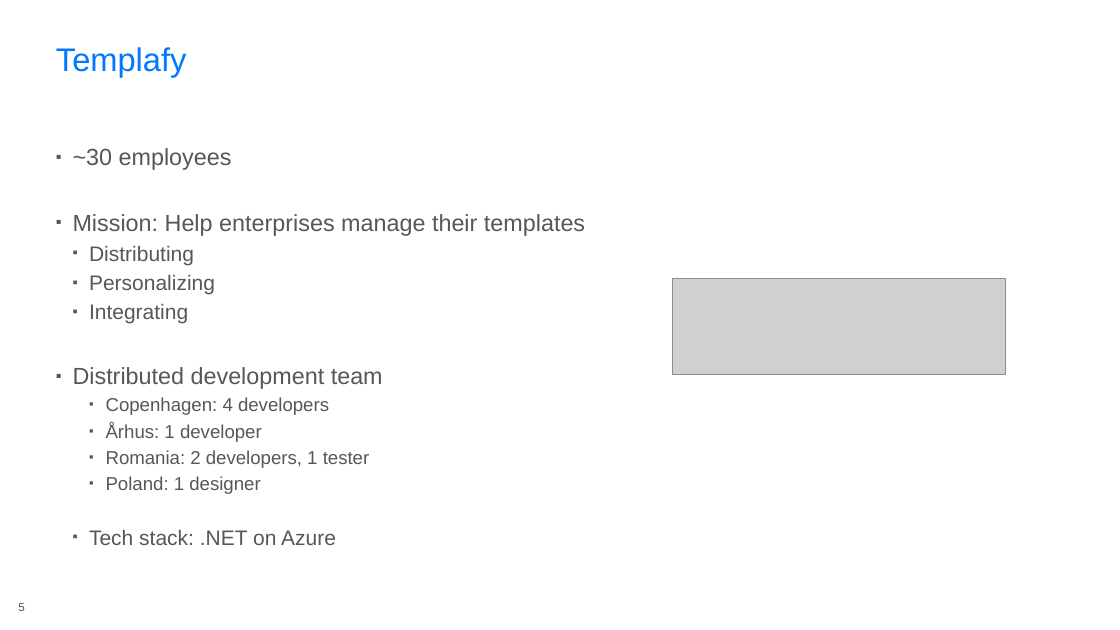
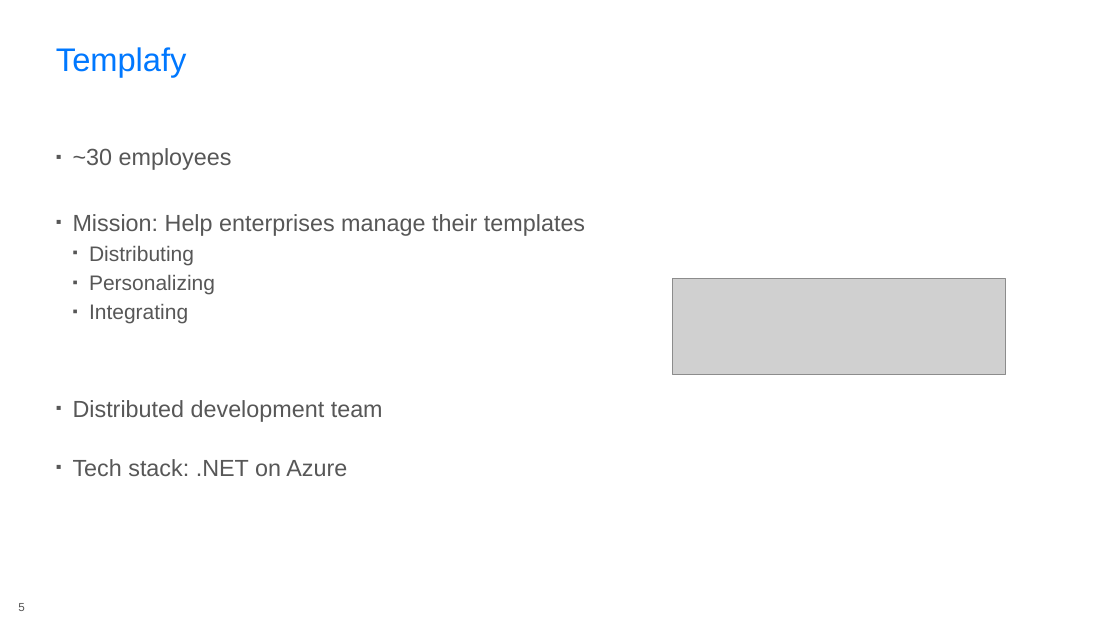
Before and after one commit to rasmuskl/react-webpack-typescript, a slide deck: slide 5 of 20170331-microsoft-60min/_notes/Presentation.pptx. Drawn at 1120x630 pixels with LibreOffice and Linux fonts; fonts in the diff are those of the drawing; grey boxes stand for pictures; background and template pictures are left out. Boxes give left, top, right and bottom in pixels: in the first picture for what was removed or moved away, otherwise in the second. Text is boxed around its words. In the diff, an @@ line names an element or a change of style, - is before the commit and + after.

Commit message:
Updated slides.

```diff
--- a/20170331-microsoft-60min/_notes/Presentation.pptx
+++ b/20170331-microsoft-60min/_notes/Presentation.pptx
@@ text at bbox=[106, 397, 370, 494]: paragraphs removed @@
-    ▪ Copenhagen: 4 developers
-    ▪ Århus: 1 developer
-    ▪ Romania: 2 developers, 1 tester
-    ▪ Poland: 1 designer
@@ text at bbox=[73, 459, 347, 476]: size 18 to 20 pt in "Tech stack: .NET on Azure"; list level 2 to 1 in "Tech stack: .NET on Azure" @@
```
Also in this commit, not shown: 1 other file.
